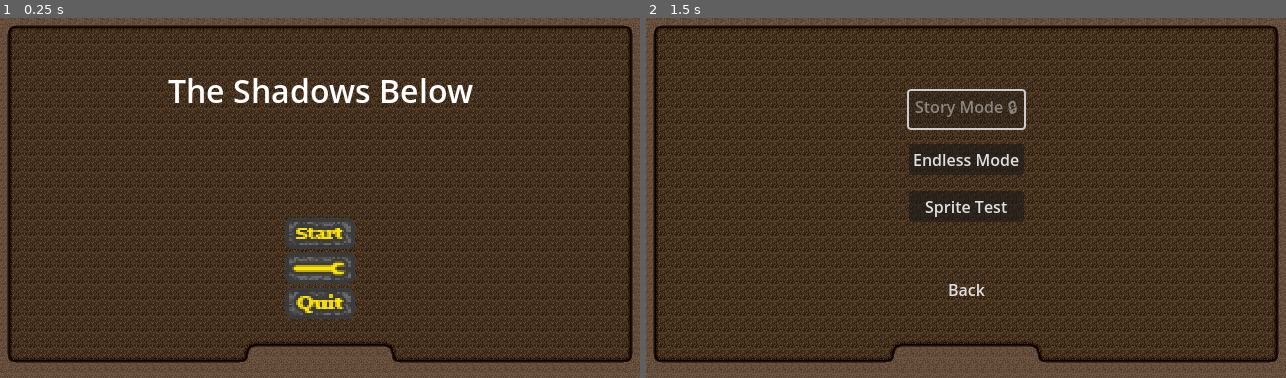
Above: before the commit, frames 1-2 (left to right).
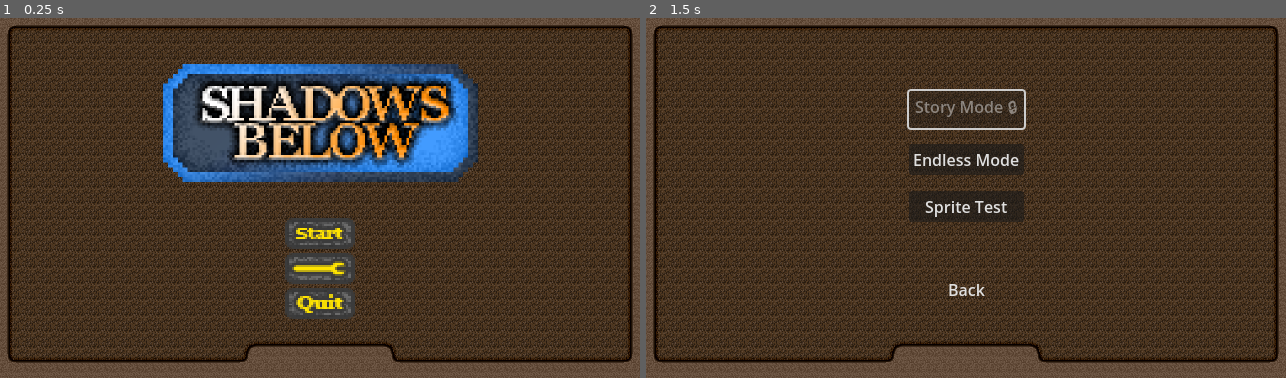
Above: after the commit, the same moments.

Repository: Degenerate-Games/shadows-below
Game: Godot game, scene res://scenes/menus/main_menu.tscn
Same seed, same stepped clock (60 frames per second), same inputs: the game is played once before the commit and once after it. Sound files missing from this copy of the repository are replaced by a short silence.
Inputs (mouse positions are in pixels of both pictures, inside the frame that each line leads up to):
- Up to frame 1 (0.25 s): no input
- Up to frame 2 (1.5 s): click (966, 234) at 0.5 s; click (966, 234) at 1.25 s

The runs differ from the first frame. In frame 1, 16% of the frame differs, in the area x 25-75%, y 12-46%; in frame 2, nothing differs.

Commit message:
Add logo to main menu

Diff:
--- a/scenes/menus/main_menu.tscn
+++ b/scenes/menus/main_menu.tscn
@@ -1,8 +1,9 @@
-[gd_scene load_steps=13 format=3 uid="uid://ds5ca02qkhnxp"]
+[gd_scene load_steps=14 format=3 uid="uid://ds5ca02qkhnxp"]
 
 [ext_resource type="Script" path="res://scripts/menus/main_menu.gd" id="1_8icis"]
 [ext_resource type="TileSet" uid="uid://ckaqj3x6ln0ft" path="res://assets/levels/dirt/dirt_tileset.tres" id="2_1sqsw"]
 [ext_resource type="Texture2D" uid="uid://dtiyf3oe0n07g" path="res://assets/sprites/Menu/Start_up.png" id="3_4nw3c"]
+[ext_resource type="Texture2D" uid="uid://dd8huxg310ywn" path="res://!!! DONT SHIP/logo_630p.png" id="3_vbm4p"]
 [ext_resource type="Texture2D" uid="uid://bcve2dimi3ybh" path="res://assets/sprites/Menu/Start_down.png" id="4_2m472"]
 [ext_resource type="Texture2D" uid="uid://dkji83lrhgtu5" path="res://assets/sprites/Menu/start_Hover.png" id="4_lqbj3"]
 [ext_resource type="Texture2D" uid="uid://csx4ipr2e1xr7" path="res://assets/sprites/Menu/Options_up.png" id="5_p6jty"]
@@ -36,18 +37,19 @@
 layer_2/navigation_enabled = false
 layer_2/tile_data = PackedInt32Array()
 
-[node name="TitleLabel" type="Label" parent="."]
+[node name="TitleLabel" type="TextureRect" parent="."]
 layout_mode = 1
 anchors_preset = 5
 anchor_left = 0.5
 anchor_right = 0.5
-offset_left = -152.5
-offset_top = 50.0
-offset_right = 152.5
-offset_bottom = 95.0
+offset_left = -157.5
+offset_top = -20.0
+offset_right = 472.5
+offset_bottom = 480.0
 grow_horizontal = 2
-theme_override_font_sizes/font_size = 32
-text = "The Shadows Below"
+scale = Vector2(0.5, 0.5)
+texture = ExtResource("3_vbm4p")
+stretch_mode = 3
 
 [node name="VBoxContainer" type="VBoxContainer" parent="."]
 layout_mode = 1
Not shown, added: !!! DONT SHIP/Logo_128p.png.import
Not shown, added: !!! DONT SHIP/logo_630p.png.import
